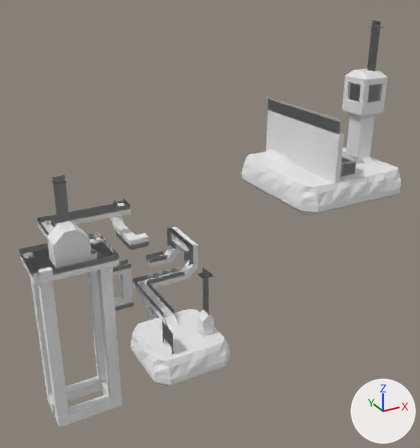
The glTF model godot-src/assets/level/levels/level_1.glb: old version first, new version second.
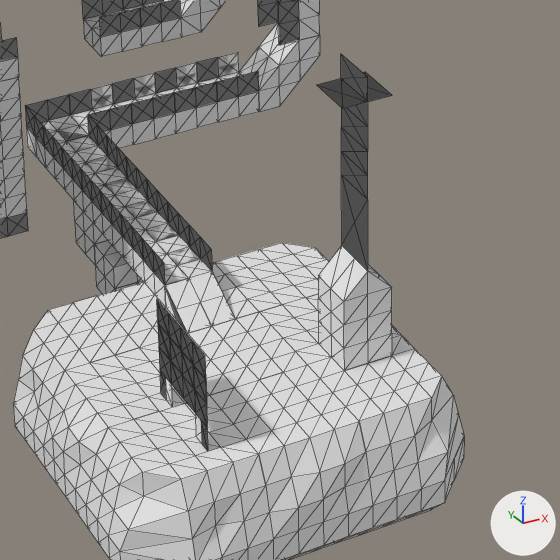
The first picture shows the older version from a camera (50 mm lens) standing at (-23.4, -77.1, 56.4) and looking at (24.4, 9.7, 13.0). The close-ups show both versions on the part from 30% to 60% of the width and 57% to 85% of the height of that picture; other places that the commit changed are outside them. Arrows for +X, +Y and +Z are at lower right; the lights stay in place. The close-ups show mesh edges as thin lines. Where no turn or scale is listed for an object, it has been applied to the vertices. Vertices at the same position are counted once.

In view in the first close-up: 'antenna-col.001', 'grass corner-col', 'grass corner-col.001', 'grass corner-col.002', 'grass corner-col.003', 'grass edge-col', 'grass edge-col.003', 'grass-col', 'starting_area_detail-col', 'walkway ramp-col', 'walkway_curve-col', 'walkway_straight-col.008'.
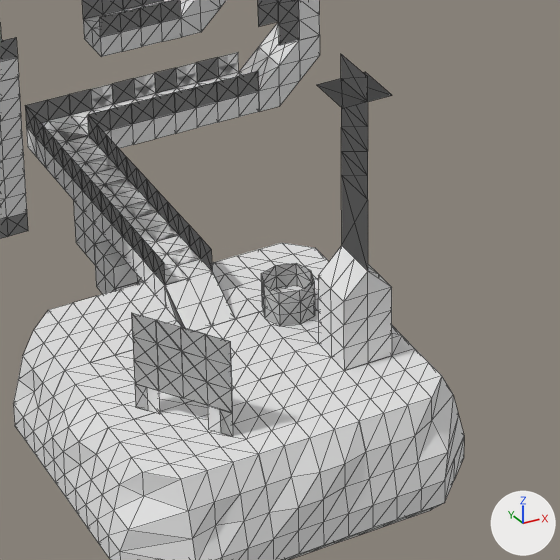
Diff of the bpy script that builds the scene:
```diff
--- a/godot-src/assets/level/levels/level_1.glb.py
+++ b/godot-src/assets/level/levels/level_1.glb.py
@@ me_mesh_211 @@
 me_mesh_211.from_pydata(...)  # 84 vertices, 140 faces; spans x -6.5..2.0, y -3.0..1.0, z -1.0..3.0
 # used by ob_starting_area_detail_col; location = (15.0, -4.0, 1.0)
+# me_mesh_211 part 1: the loose piece of 28 vertices spanning x -6.5, y -3.0..1.0, z -1.0..3.0 is turned 35 degrees about the z axis through its middle
+# me_mesh_211 part 2: the loose piece of 21 vertices spanning x -6.49, y -3.0..1.0, z 0.0..3.0 is turned 35 degrees about the z axis through its middle, then moved by (0.0, 0.01, 0.0)
 me_mesh_211.materials.append(mat_texture_1)
@@ me_mesh_225 @@
+me_mesh_225.from_pydata(...)  # 33 vertices, 72 faces; spans x -1.0..1.0, y -1.0..1.0, z 0.0..1.5
+me_mesh_225.materials.append(mat_texture_1)  # its picture is missing
@@ ob_oildrum_col @@
+ob_oildrum_col = bpy.data.objects.new('oildrum-col', me_mesh_225)
+ob_oildrum_col.location = (15.0, -0.5, 0.0)
```

What differs and where, as boxes [x1, y1, x2, y2] in the close-ups (560 x 560 px; the box of a moved part takes in the faces that stretch with it):
'starting_area_detail-col', reshaped (11% wider, 7% shorter)
    before: [157, 246, 392, 451]
    after: [132, 246, 392, 436]
'oildrum-col', added
    after: [261, 263, 315, 326]
part 1 of me_mesh_211, moved or reshaped
    before: [157, 300, 208, 451]
    after: [132, 313, 233, 436]
part 2 of me_mesh_211, moved or reshaped
    before: [159, 302, 208, 428]
    after: [133, 313, 232, 384]
